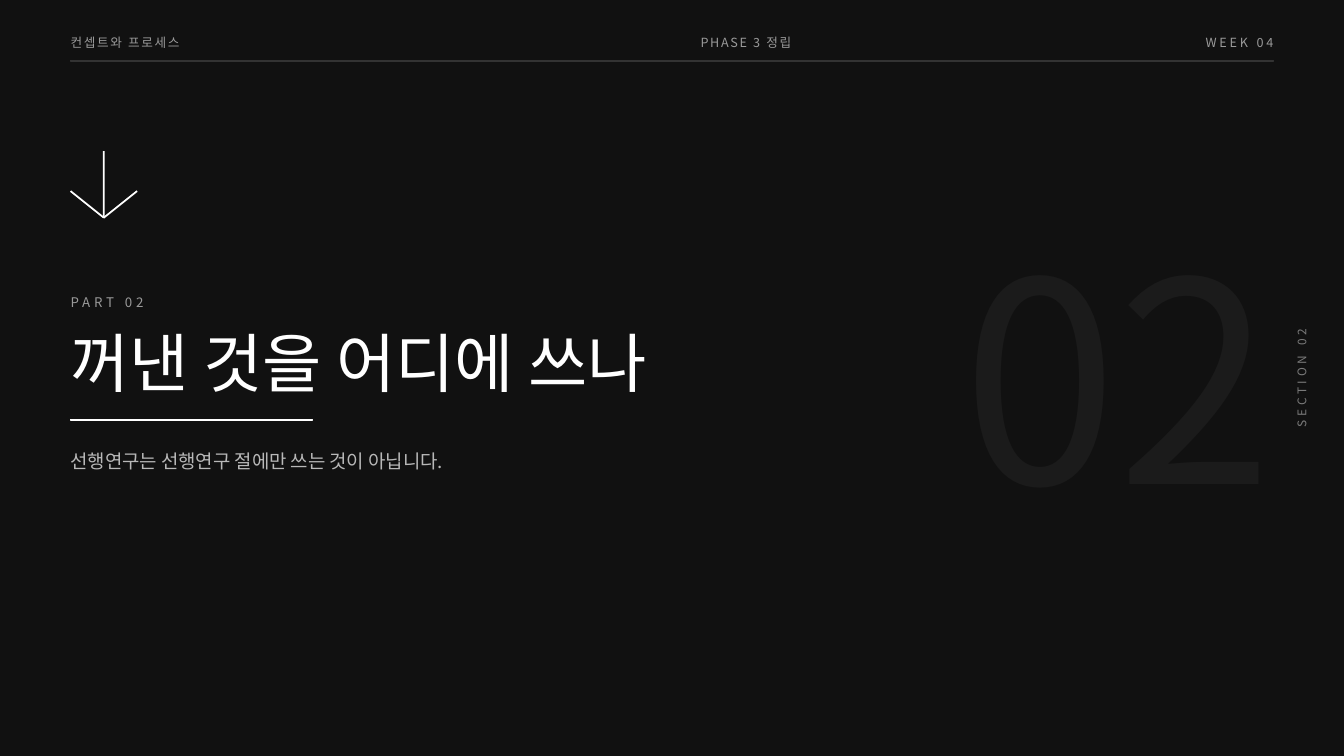
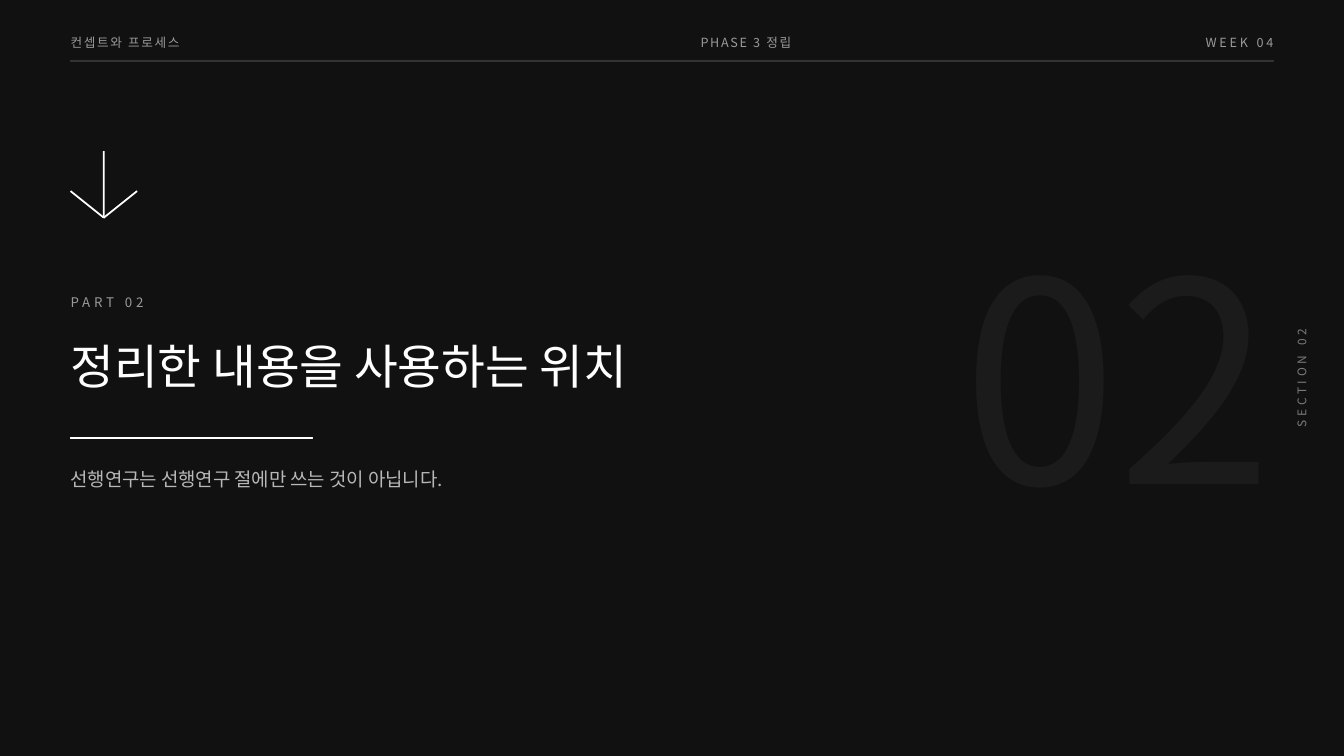
Before and after one commit to design-eng/MIN.D, a slide deck: slide 8 of dist/weeks-대학원/컨셉트와프로세스_04주차_선행연구쓰는법.pptx. Drawn at 1344x756 pixels with LibreOffice and Linux fonts; fonts in the diff are those of the drawing. Boxes give left, top, right and bottom in pixels: in the first picture for what was removed or moved away, otherwise in the second. Text is boxed around its words. In the diff, an @@ line names an element or a change of style, - is before the commit and + after.

```diff
--- a/dist/weeks-대학원/컨셉트와프로세스_04주차_선행연구쓰는법.pptx
+++ b/dist/weeks-대학원/컨셉트와프로세스_04주차_선행연구쓰는법.pptx
@@ text at bbox=[71, 344, 628, 388]: text changed; size 46 to 34 pt @@
-꺼낸 것을 어디에 쓰나
+정리한 내용을 사용하는 위치
@@ rectangle: place and size @@
-rectangle at bbox=[71, 419, 313, 420]
+rectangle at bbox=[71, 438, 313, 439]
@@ text "선행연구는 선행연구 절에만 쓰는 것이 ...": place and size @@
-text "선행연구는 선행연구 절에만 쓰는 것이 ..." at bbox=[71, 452, 443, 470]
+text "선행연구는 선행연구 절에만 쓰는 것이 ..." at bbox=[71, 470, 443, 488]
```
Also in this commit, not shown: 17 other slides changed, 1 slide added, 5 other files.
